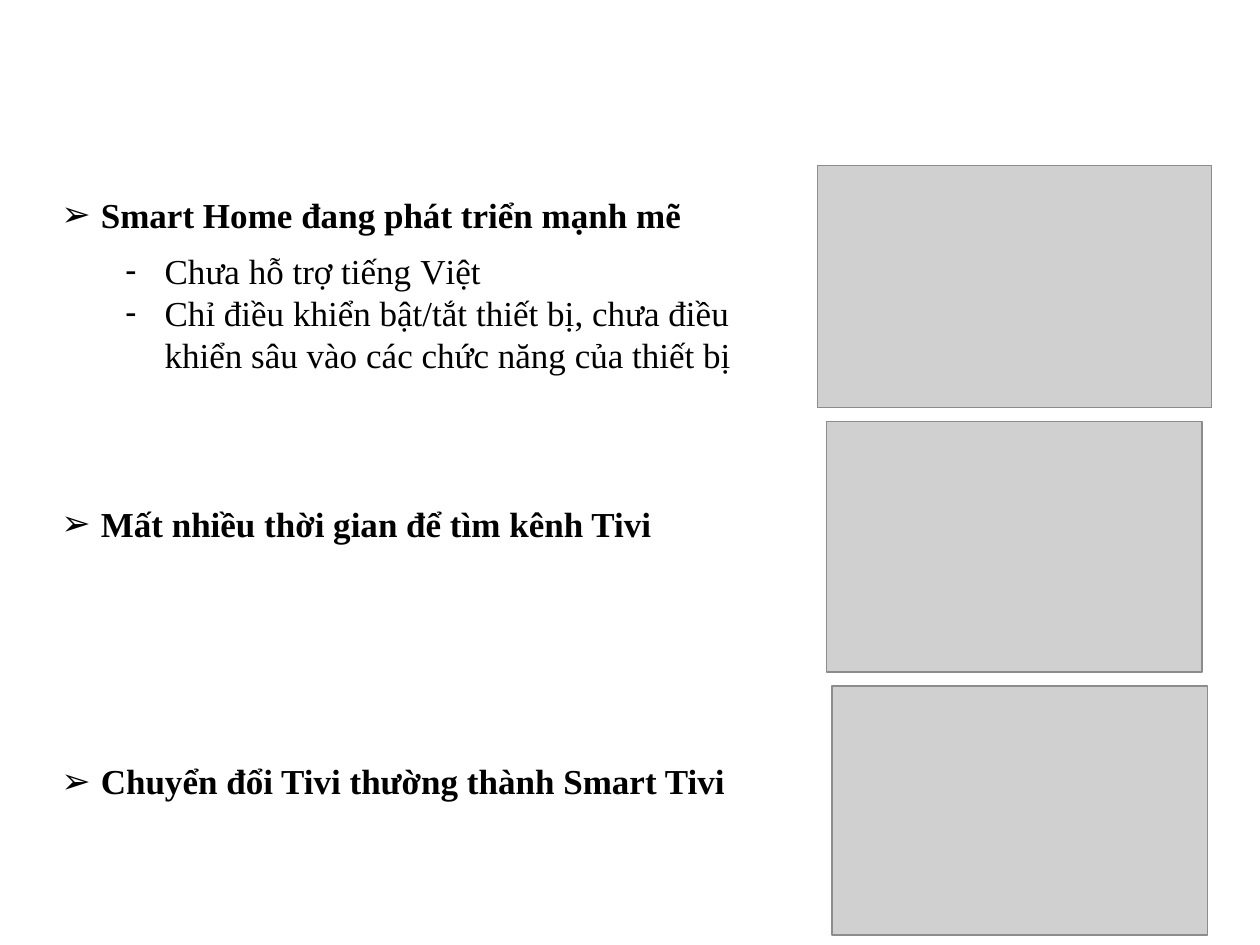
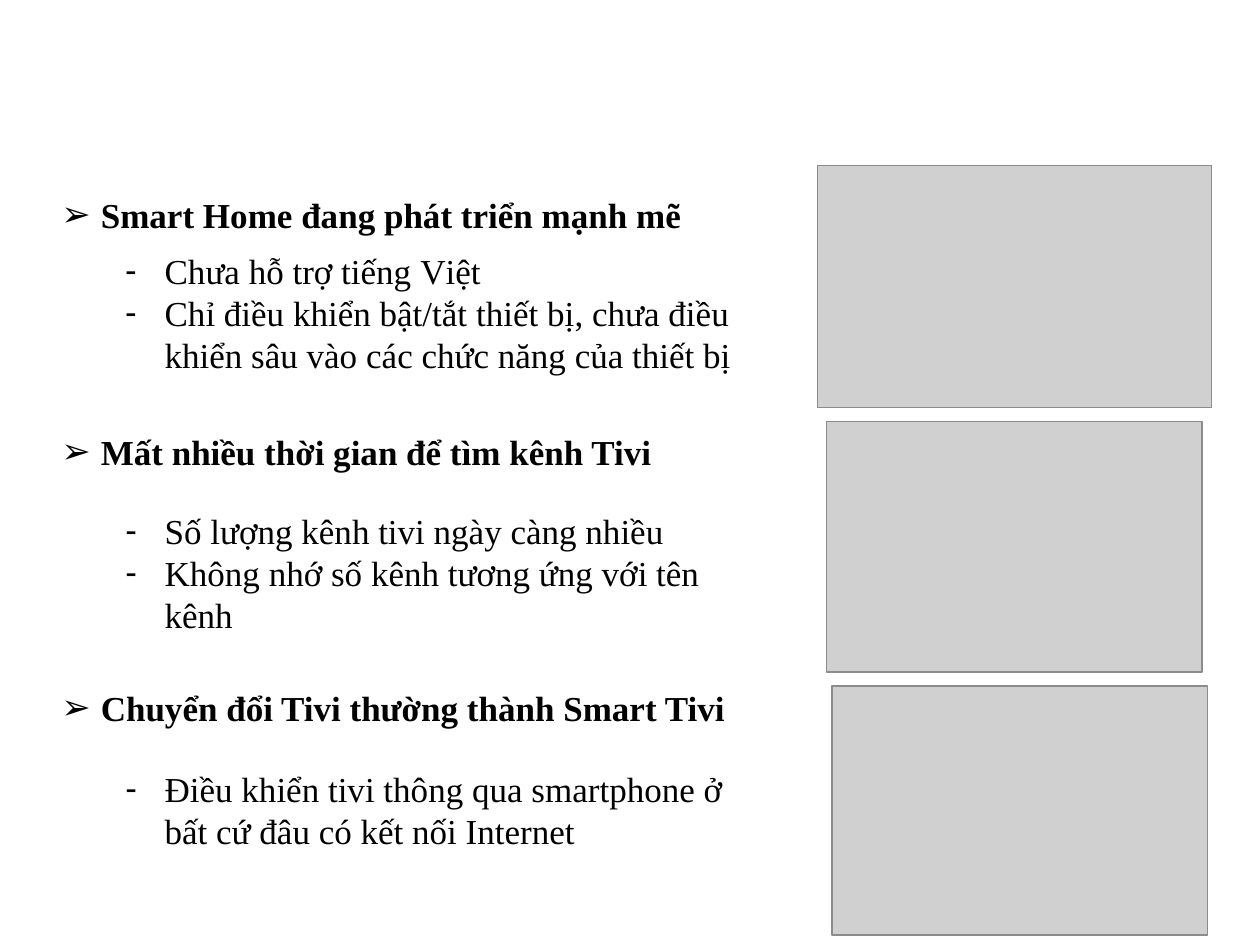
Before and after one commit to tientran695/FinalProject, a slide deck: slide 3 of Báo cáo/Slide.pptx. Drawn at 1260x945 pixels with LibreOffice and Linux fonts; fonts in the diff are those of the drawing; grey boxes stand for pictures; background and template pictures are left out. Boxes give left, top, right and bottom in pixels: in the first picture for what was removed or moved away, otherwise in the second. Text is boxed around its words. In the diff, an @@ line names an element or a change of style, - is before the commit and + after.

```diff
--- a/Báo cáo/Slide.pptx
+++ b/Báo cáo/Slide.pptx
@@ text "Mất nhiều thời gian để ...": place and size @@
-text "Mất nhiều thời gian để ..." at box(101, 511, 651, 544)
+text "Mất nhiều thời gian để ..." at box(101, 439, 651, 472)
@@ text added at box(165, 518, 699, 629), 20 pt, text #000000 @@
+– Số lượng kênh tivi ngày càng nhiều
+– Không nhớ số kênh tương ứng với tên kênh
@@ text "Chuyển đổi Tivi thường thành ...": place and size @@
-text "Chuyển đổi Tivi thường thành ..." at box(101, 768, 725, 802)
+text "Chuyển đổi Tivi thường thành ..." at box(101, 695, 725, 728)
@@ text added at box(165, 776, 722, 845), 20 pt, text #000000 @@
+– Điều khiển tivi thông qua smartphone ở bất cứ đâu có kết nối Internet
```
Also in this commit, not shown: 2 other slides changed, 1 slide added, 1 slide removed.
